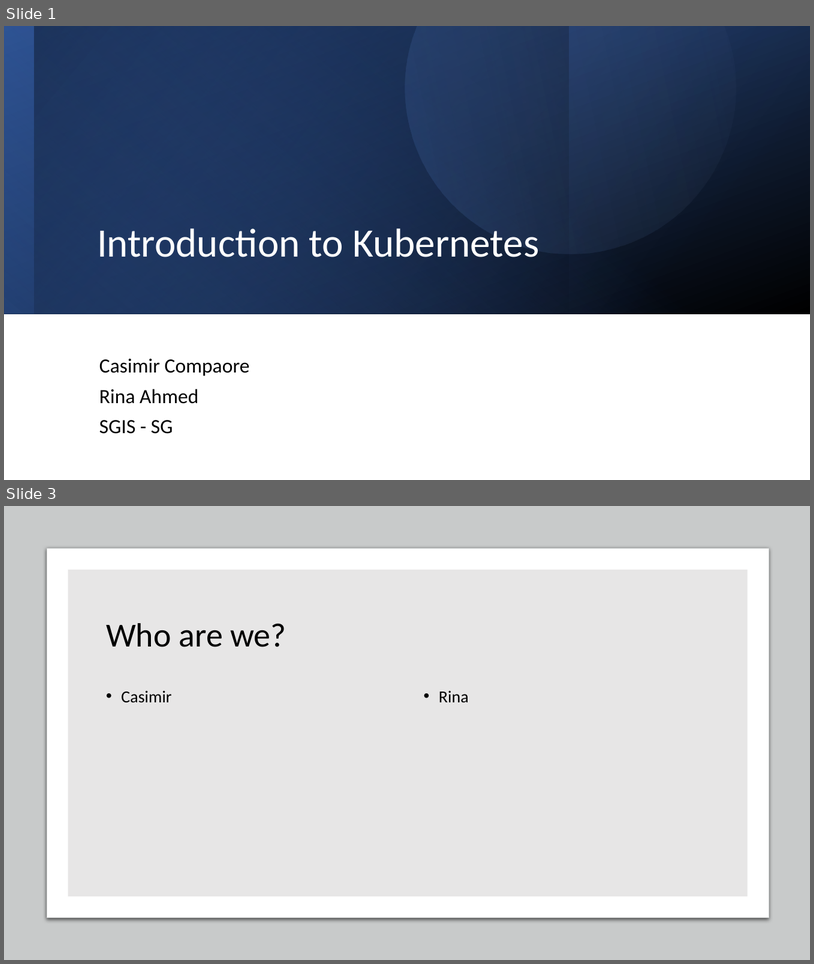
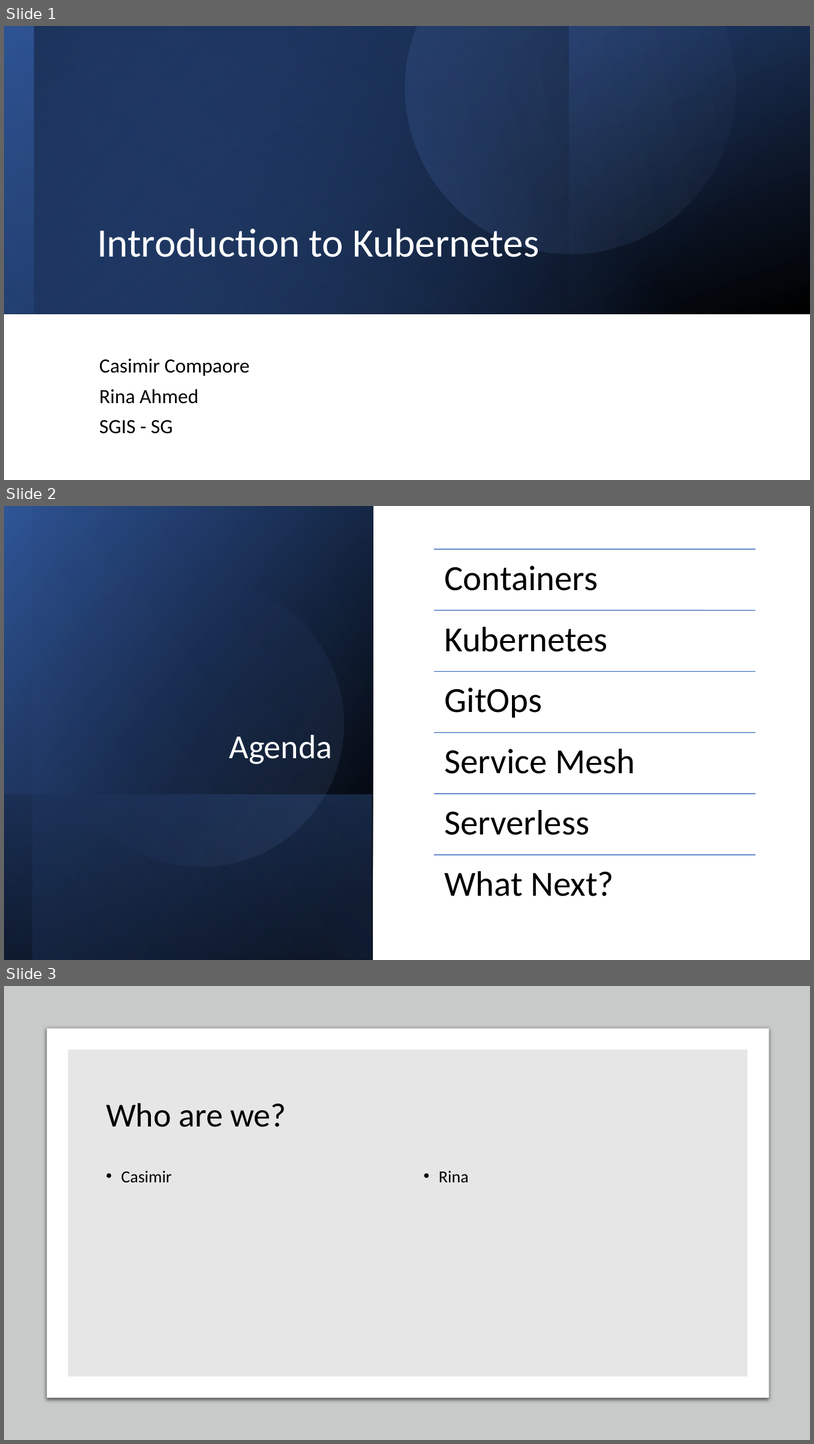
Before and after one commit to casimiri/k8stech, a slide deck: slides/Introduction to Kubernetes.pptx. Shown one above the other, each under a label of ours: slides 1 and 3 before the commit, slides 1, 2 and 3 after it; the slides between them are not shown. The pictures are 814x964 and 814x1444 pixels, drawn with LibreOffice and Linux fonts; fonts in the diff are those of the drawing. Boxes give left, top, right and bottom in pixels: in the first picture for what was removed or moved away, otherwise in the second. Text is boxed around its words. In the diff, an @@ line names an element or a change of style, - is before the commit and + after.

```diff
--- a/slides/Introduction to Kubernetes.pptx
+++ b/slides/Introduction to Kubernetes.pptx
@@ slide 2 added at (x1=4, y1=506, x2=810, y2=960), background #FFFFFF @@
@@ rectangle added at (x1=4, y1=506, x2=373, y2=960), fill gradient #000000 to #2F5597 @@
@@ rectangle added at (x1=33, y1=506, x2=374, y2=960), fill gradient #000000 to #4472C4 @@
@@ ellipse added at (x1=33, y1=555, x2=370, y2=892), fill gradient #4472C4 to #8FAADC @@
@@ title added at (x1=230, y1=735, x2=333, y2=764), 40 pt, text #FFFFFF @@
+Agenda
@@ rectangle added at (x1=4, y1=794, x2=372, y2=960), fill gradient #4472C4 to #000000 @@
@@ group added at (x1=434, y1=549, x2=756, y2=896): 6 lines, 6 texts @@
+Containers
+Kubernetes
+GitOps
+Service Mesh
+Serverless
+What Next?
```
Also in this commit, not shown: 3 slides changed, 2 other slides added, 1 slide removed, 1 other file.
